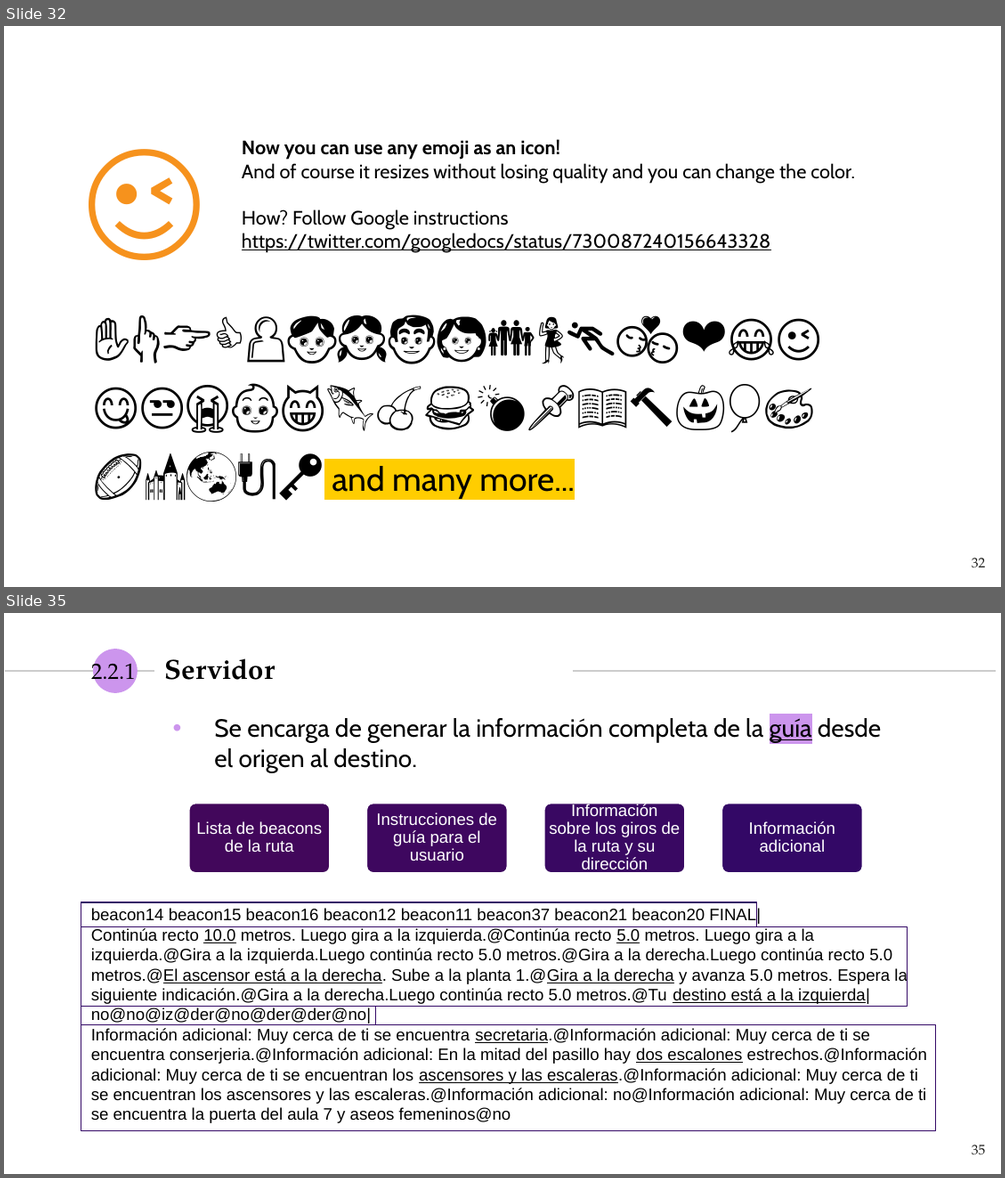
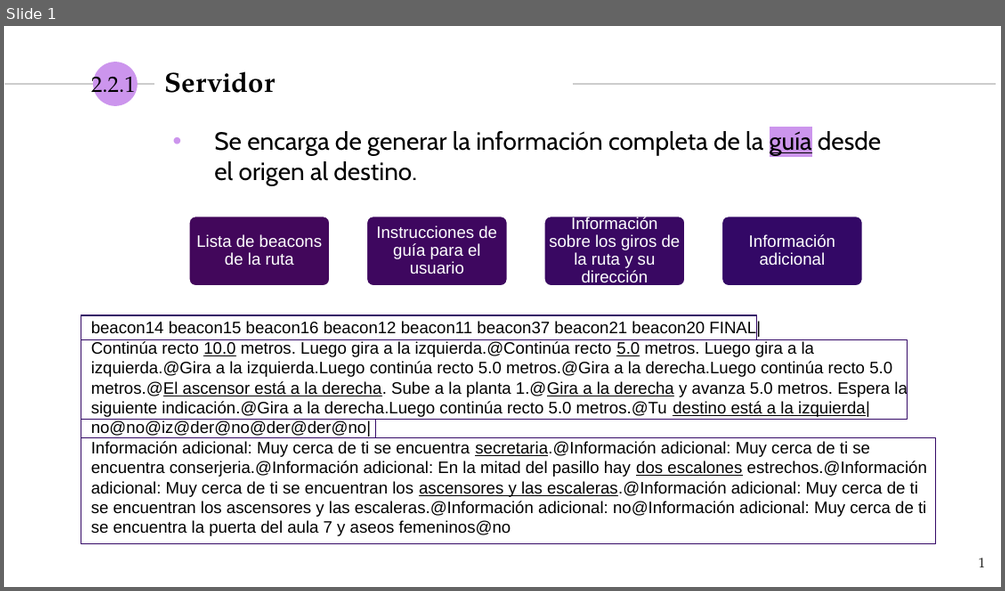
Before and after one commit to NILGroup/TFG-1920-DiscapacidadVisual, a slide deck: Defensa/Viola · SlidesCarnival_DiaposBelen.pptx. Shown one above the other, each under a label of ours: slides 32 and 35 before the commit, slide 1 after it; the slides between them are not shown. The pictures are 1005x1178 and 1005x591 pixels, drawn with LibreOffice and Linux fonts; fonts in the diff are those of the drawing. Boxes give left, top, right and bottom in pixels: in the first picture for what was removed or moved away, otherwise in the second. Text is boxed around its words. In the diff, an @@ line names an element or a change of style, - is before the commit and + after.

```diff
--- a/Defensa/Viola · SlidesCarnival_DiaposBelen.pptx
+++ b/Defensa/Viola · SlidesCarnival_DiaposBelen.pptx
@@ slide 32 removed at <box>4,26,1001,587</box>, background #FFFFFF @@
@@ text removed at <box>67,119,225,261</box> @@
-😉
@@ text removed at <box>242,139,855,253</box> @@
-Now you can use any emoji as an icon!
-And of course it resizes without losing quality and you can change the color.
-How? Follow Google instructions https://twitter.com/googledocs/status/730087240156643328
@@ text removed at <box>332,466,574,499</box> @@
-✋👆👉👍👤👦👧👨👩👪💃🏃💑❤😂😉😋😒😭👶😸🐟🍒🍔💣📌📖🔨🎃🎈🎨🏈🏰🌏🔌🔑 and many more...
@@ page number removed at <box>971,557,986,568</box> @@
-32
@@ what was slide 35 is now slide 1 @@
@@ page number at <box>979,557,986,567</box>: text changed @@
-35
+1
```
Also in this commit, not shown: 2 slides changed, 33 other slides removed, 2 other files.
